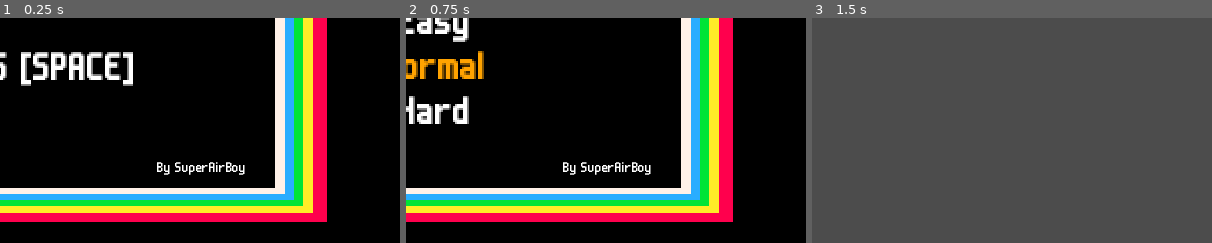
Above: before the commit, frames 1-3 (left to right).
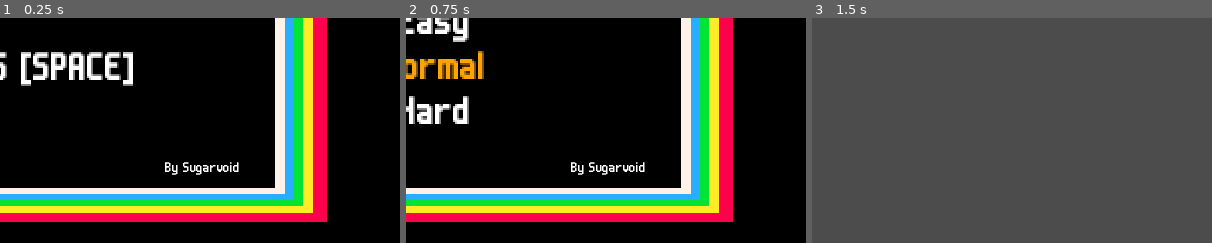
Above: after the commit, the same moments.

Repository: sugarvoid/memory-space
Game: Godot game, scene res://scene/MainScreen.tscn
Same seed, same stepped clock (60 frames per second), same inputs: the game is played once before the commit and once after it.
Inputs:
- Up to frame 1 (0.25 s): no input
- Up to frame 2 (0.75 s): tap Space (space) at 0.5 s; hold Space (space) from 0.53 s (still down)
- Up to frame 3 (1.5 s): tap Enter (ui_accept) at 0.77, 1.25 s; release Space (space) at 1.28 s; tap Space (space) at 1.35 s
The pictures show only the part of the screen within x 48-98%, y 50-100%; the shares and areas given below are measured in that part.

The runs differ from the first frame. In frame 1, 0.7% of the frame differs, in the area x 39-62%, y 64-70%; in frame 2, 0.7%; in frame 3, nothing differs.

Commit message:
Clean up unused code

Diff:
--- a/Game.gd
+++ b/Game.gd
@@ -9,6 +9,8 @@
 const level_string = "Level: %s"
 const row_one_y = 55
 const row_two_y = 95
+
+const MAX_LEVEL = 10
 
 
 enum GAME_STATE {
--- a/MenuButton.gd
+++ b/MenuButton.gd
@@ -1,9 +1,5 @@
 extends Label
 
-
-# Declare member variables here. Examples:
-# var a = 2
-# var b = "text"
 
 export var title: String
 
@@ -11,17 +7,6 @@
 const HOVER_COLOR: Color = Color('FFA300')
 
 
-
-
-# Called when the node enters the scene tree for the first time.
-func _ready():
-	pass # Replace with function body.
-
-
-# Called every frame. 'delta' is the elapsed time since the previous frame.
-#func _process(delta):
-#	pass
-
 func highlight() -> void:
 	self.add_color_override("font_color", HOVER_COLOR)
 
--- a/scene/MainScreen.tscn
+++ b/scene/MainScreen.tscn
@@ -12,7 +12,7 @@
 length = 1.517
 loop = true
 tracks/0/type = "value"
-tracks/0/path = NodePath("Label:visible")
+tracks/0/path = NodePath("LblStart:visible")
 tracks/0/interp = 1
 tracks/0/loop_wrap = true
 tracks/0/imported = false
@@ -57,10 +57,10 @@
 margin_bottom = 126.4
 rect_scale = Vector2( 0.3, 0.3 )
 custom_fonts/font = ExtResource( 1 )
-text = "By SuperAirBoy"
+text = "By Sugarvoid"
 align = 1
 
-[node name="Label" type="Label" parent="."]
+[node name="LblStart" type="Label" parent="."]
 visible = false
 margin_left = 30.8
 margin_top = 76.8
--- a/script/MainScreen.gd
+++ b/script/MainScreen.gd
@@ -1,6 +1,7 @@
 extends Node2D
 
 onready var tween = get_node("Tween")
+onready var lbl_start = get_node("LblStart")
 
 
 const hover_color: Color = Color('FFA300')
@@ -24,13 +25,12 @@
 
 ####### REPLACE WITH STATE MACHINE ###########
 	if (event.is_action_released("space")) and on_diff_selection:
-		print(the_child)
 		Global.game_mode = the_child
 		var _x = get_tree().change_scene("res://Game.tscn")
 
 	if (event.is_action_released("space")) and !on_diff_selection:
 		$VBoxContainer.visible = true
-		$Label.visible = false
+		self.lbl_start.visible = false
 		$AnimationPlayer.stop()
 		on_diff_selection = true
 
